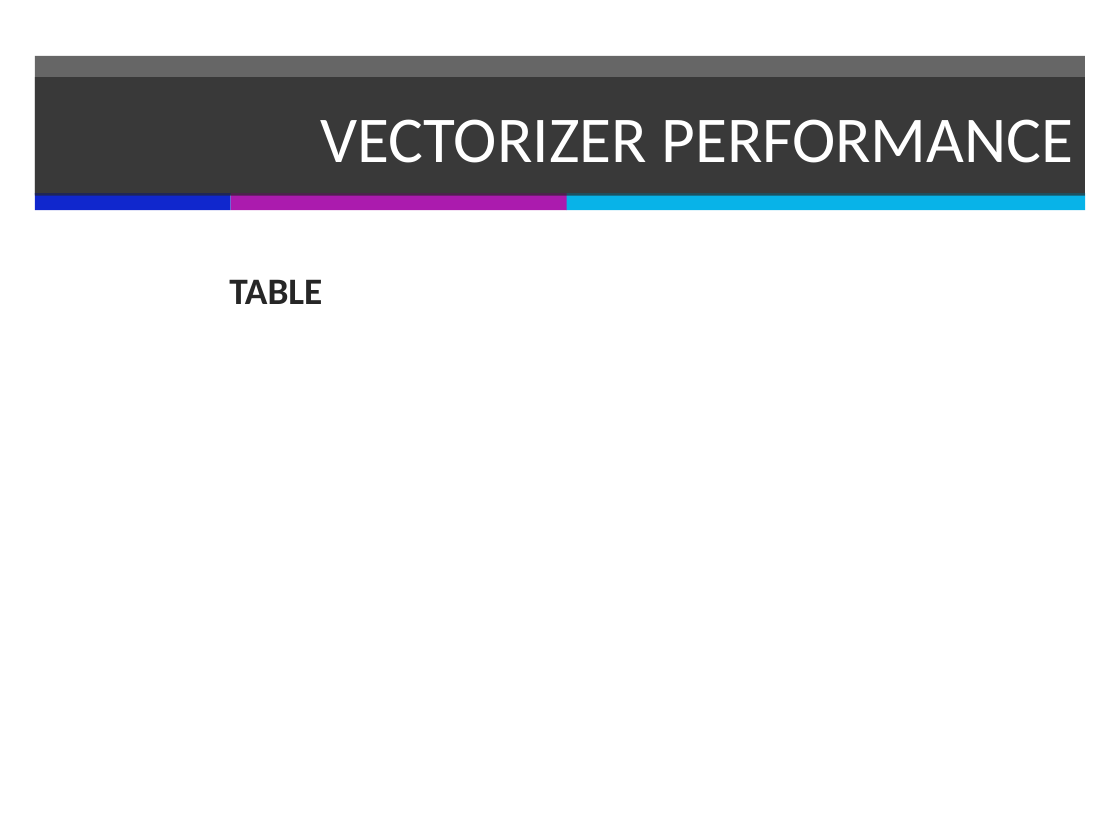
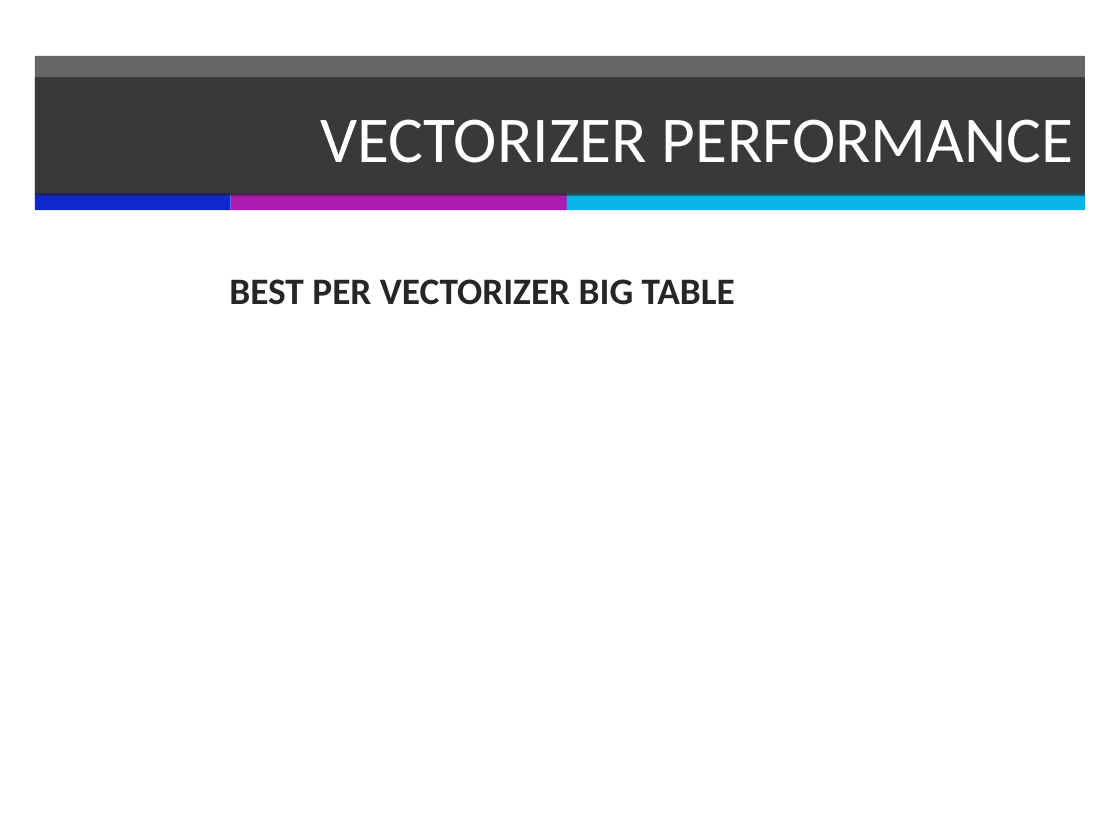
Before and after one commit to PerceptumNL/TweedejaarsProject, a slide deck: slide 11 of doc/finalpresentation.pptx. Drawn at 1120x840 pixels with LibreOffice and Linux fonts; fonts in the diff are those of the drawing. Boxes give left, top, right and bottom in pixels: in the first picture for what was removed or moved away, otherwise in the second. Text is boxed around its words. In the diff, an @@ line names an element or a change of style, - is before the commit and + after.

```diff
--- a/doc/finalpresentation.pptx
+++ b/doc/finalpresentation.pptx
@@ text at bbox=[229, 279, 735, 305]: text changed @@
-TABLE
+BEST PER VECTORIZER BIG TABLE
```
Also in this commit, not shown: 6 other slides changed, 1 slide removed, 1 other file.
